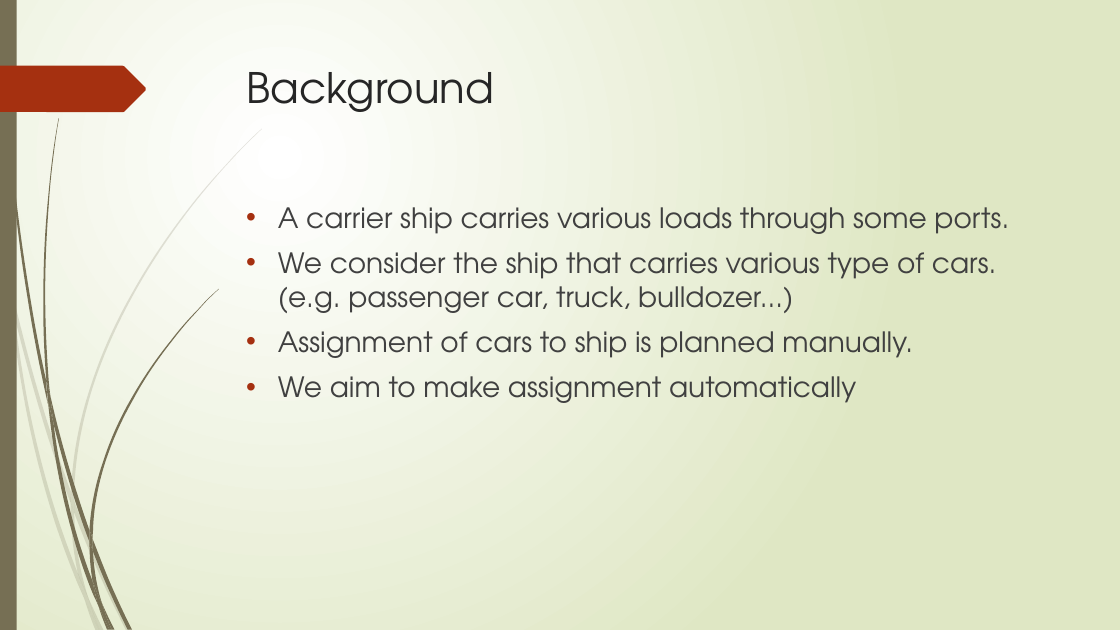
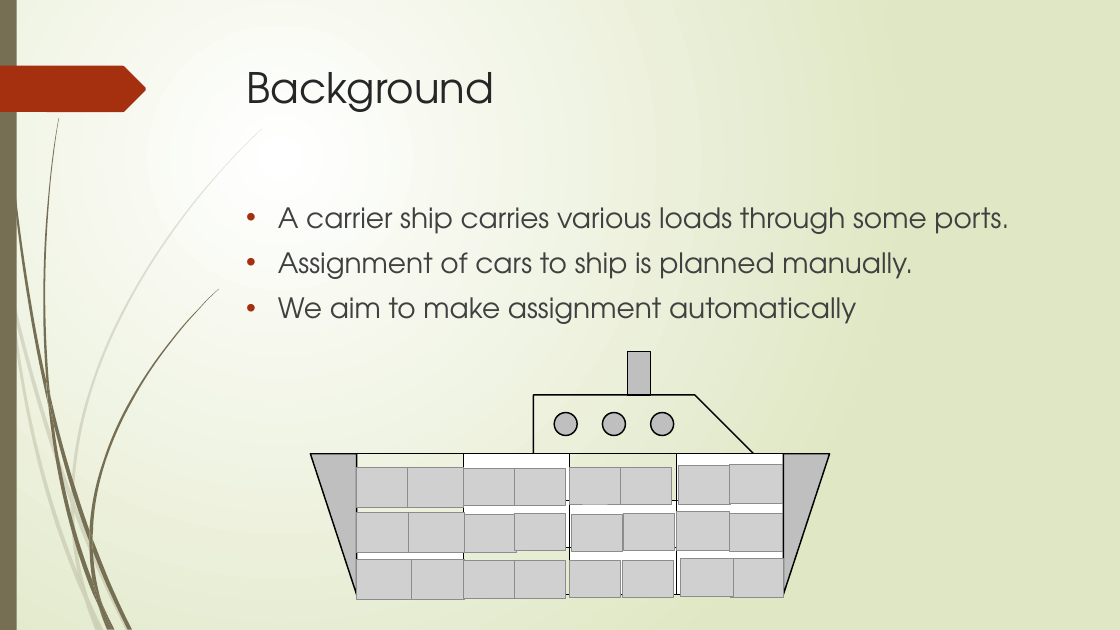
Before and after one commit to r-kurosu/kline_new, a slide deck: slide 4 of 竹田.pptx. Drawn at 1120x630 pixels with LibreOffice and Linux fonts; fonts in the diff are those of the drawing; grey boxes stand for pictures. Boxes give left, top, right and bottom in pixels: in the first picture for what was removed or moved away, otherwise in the second. Text is boxed around its words. In the diff, an @@ line names an element or a change of style, - is before the commit and + after.

```diff
--- a/竹田.pptx
+++ b/竹田.pptx
@@ text at (x1=278, y1=252, x2=997, y2=313): paragraph removed @@
-• We consider the ship that carries various type of cars. (e.g. passenger car, truck, bulldozer...)
@@ rectangle added at (x1=628, y1=352, x2=650, y2=396), fill #BFBFBF, outline #000000 1.25 pt @@
@@ pentagon arrow added at (x1=534, y1=395, x2=754, y2=513), outline #000000 1.25 pt @@
@@ ellipse added at (x1=555, y1=413, x2=577, y2=435), fill #BFBFBF, outline #000000 1.25 pt @@
@@ ellipse added at (x1=602, y1=413, x2=625, y2=435), fill #BFBFBF, outline #000000 1.25 pt @@
@@ ellipse added at (x1=651, y1=413, x2=674, y2=435), fill #BFBFBF, outline #000000 1.25 pt @@
@@ right triangle added at (x1=310, y1=454, x2=356, y2=595), fill #BFBFBF, outline #000000 1.25 pt @@
@@ table added at (x1=356, y1=454, x2=783, y2=595), 3 rows, 4 columns @@
+ |  |  | 
+ |  |  | 
+ |  |  | 
@@ picture added at (x1=356, y1=467, x2=412, y2=507) @@
@@ picture added at (x1=408, y1=467, x2=464, y2=507) @@
@@ picture added at (x1=463, y1=469, x2=514, y2=506) @@
@@ picture added at (x1=514, y1=469, x2=565, y2=506) @@
@@ picture added at (x1=570, y1=467, x2=621, y2=504) @@
@@ picture added at (x1=621, y1=468, x2=672, y2=505) @@
@@ picture added at (x1=678, y1=465, x2=731, y2=504) @@
@@ picture added at (x1=730, y1=465, x2=783, y2=503) @@
@@ right triangle added at (x1=784, y1=454, x2=830, y2=595), fill #BFBFBF, outline #000000 1.25 pt @@
@@ picture added at (x1=356, y1=513, x2=412, y2=553) @@
@@ picture added at (x1=409, y1=513, x2=465, y2=553) @@
@@ picture added at (x1=465, y1=515, x2=516, y2=552) @@
@@ picture added at (x1=514, y1=513, x2=565, y2=550) @@
@@ picture added at (x1=571, y1=514, x2=623, y2=551) @@
@@ picture added at (x1=623, y1=513, x2=675, y2=550) @@
@@ picture added at (x1=676, y1=512, x2=729, y2=550) @@
@@ picture added at (x1=729, y1=513, x2=782, y2=552) @@
@@ picture added at (x1=356, y1=560, x2=412, y2=600) @@
@@ picture added at (x1=409, y1=560, x2=465, y2=600) @@
@@ picture added at (x1=463, y1=561, x2=514, y2=598) @@
@@ picture added at (x1=514, y1=561, x2=565, y2=598) @@
@@ picture added at (x1=570, y1=560, x2=621, y2=597) @@
@@ picture added at (x1=623, y1=561, x2=674, y2=598) @@
@@ picture added at (x1=681, y1=559, x2=734, y2=597) @@
@@ picture added at (x1=731, y1=559, x2=784, y2=597) @@
```
Also in this commit, not shown: 2 other slides changed, 1 slide added, 1 other file.
